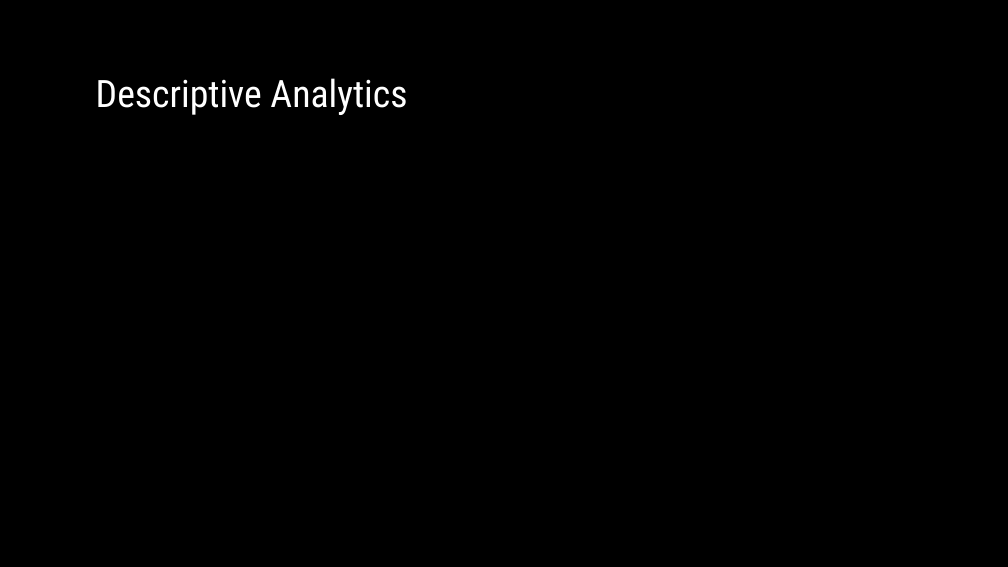
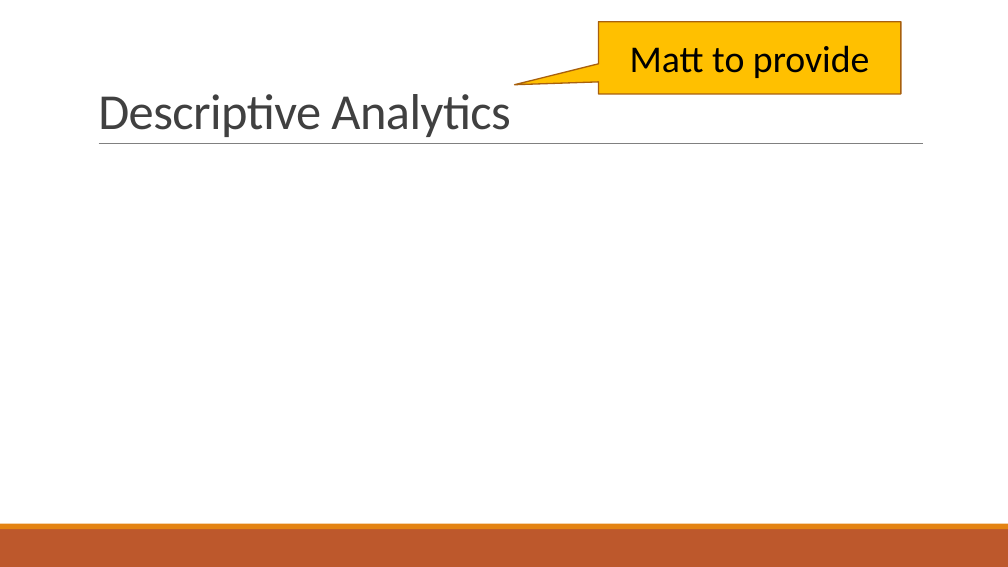
Before and after one commit to mrosendin/march-madness-machine-learning, a slide deck: slide 4 of Presentation.pptx (slide 5 before the commit). Drawn at 1008x567 pixels with LibreOffice and Linux fonts; fonts in the diff are those of the drawing; background and template pictures are left out. Boxes give left, top, right and bottom in pixels: in the first picture for what was removed or moved away, otherwise in the second. Text is boxed around its words. In the diff, an @@ line names an element or a change of style, - is before the commit and + after.

```diff
--- a/Presentation.pptx
+++ b/Presentation.pptx
@@ background picture (left out) to #FFFFFF @@
@@ title "Descriptive Analytics" at bbox=[98, 94, 510, 137]: size 36 to 48 pt, font Roboto Condensed to Calibri, text colour #FFFFFF to #404040, letter spacing 0 to -0.5 pt; line spacing 0.9 to 0.85 @@
@@ speech box added at bbox=[599, 22, 901, 95], fill #FFC000, outline #A9610D 1.25 pt, 36 pt, text #000000 @@
+Matt to provide
@@ line added from (99, 144) to (923, 144), #808080 0.5 pt @@
@@ rectangle added at bbox=[0, 529, 1008, 567], fill #BD582C @@
@@ rectangle added at bbox=[0, 524, 1008, 529], fill #E48312 @@
```
Also in this commit, not shown: 6 other slides changed, 2 slides added, 3 slides removed, 2 other files.
